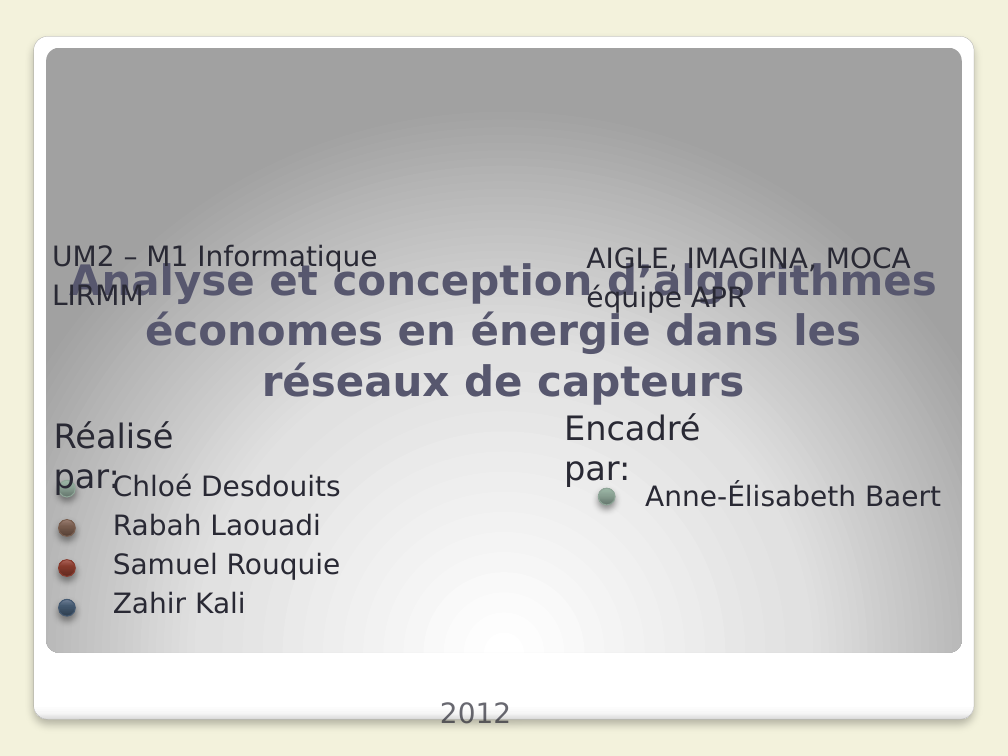
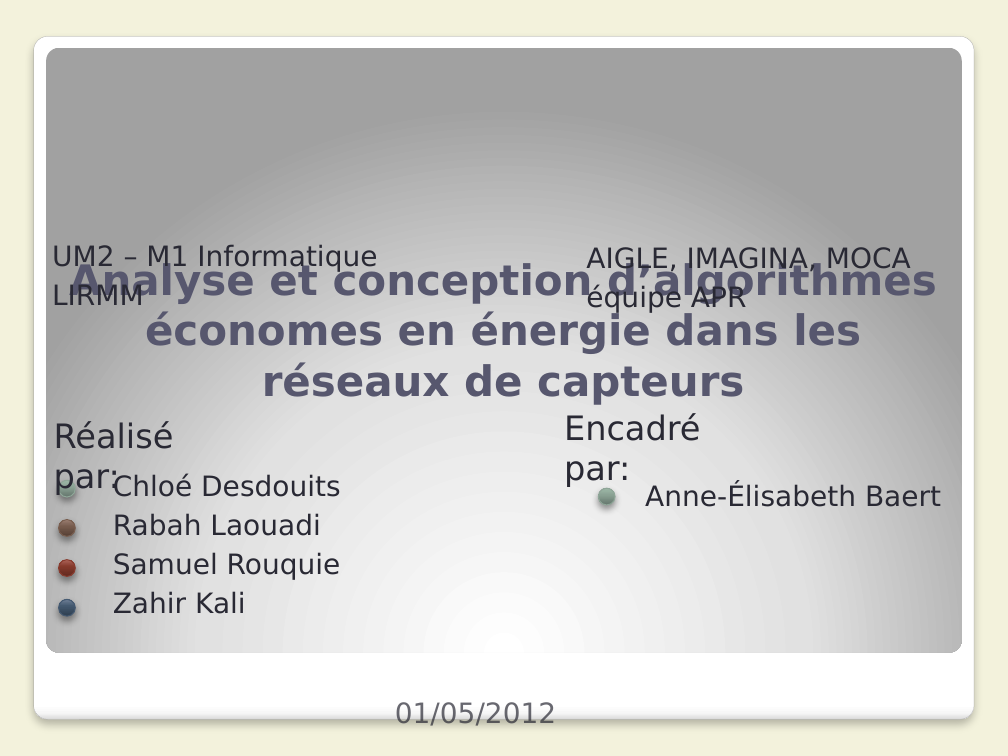
Before and after one commit to Patre/Energy-saving-in-sensors--networks, a slide deck: slide 1 of Redaction/Presentation/pres.pptx. Drawn at 1008x756 pixels with LibreOffice and Linux fonts; fonts in the diff are those of the drawing. Boxes give left, top, right and bottom in pixels: in the first picture for what was removed or moved away, otherwise in the second. Text is boxed around its words. In the diff, an @@ line names an element or a change of style, - is before the commit and + after.

```diff
--- a/Redaction/Presentation/pres.pptx
+++ b/Redaction/Presentation/pres.pptx
@@ text at (395,700,557,726): text changed @@
-2012
+01/05/2012
```
Also in this commit, not shown: 35 other slides changed, 1 slide added.
